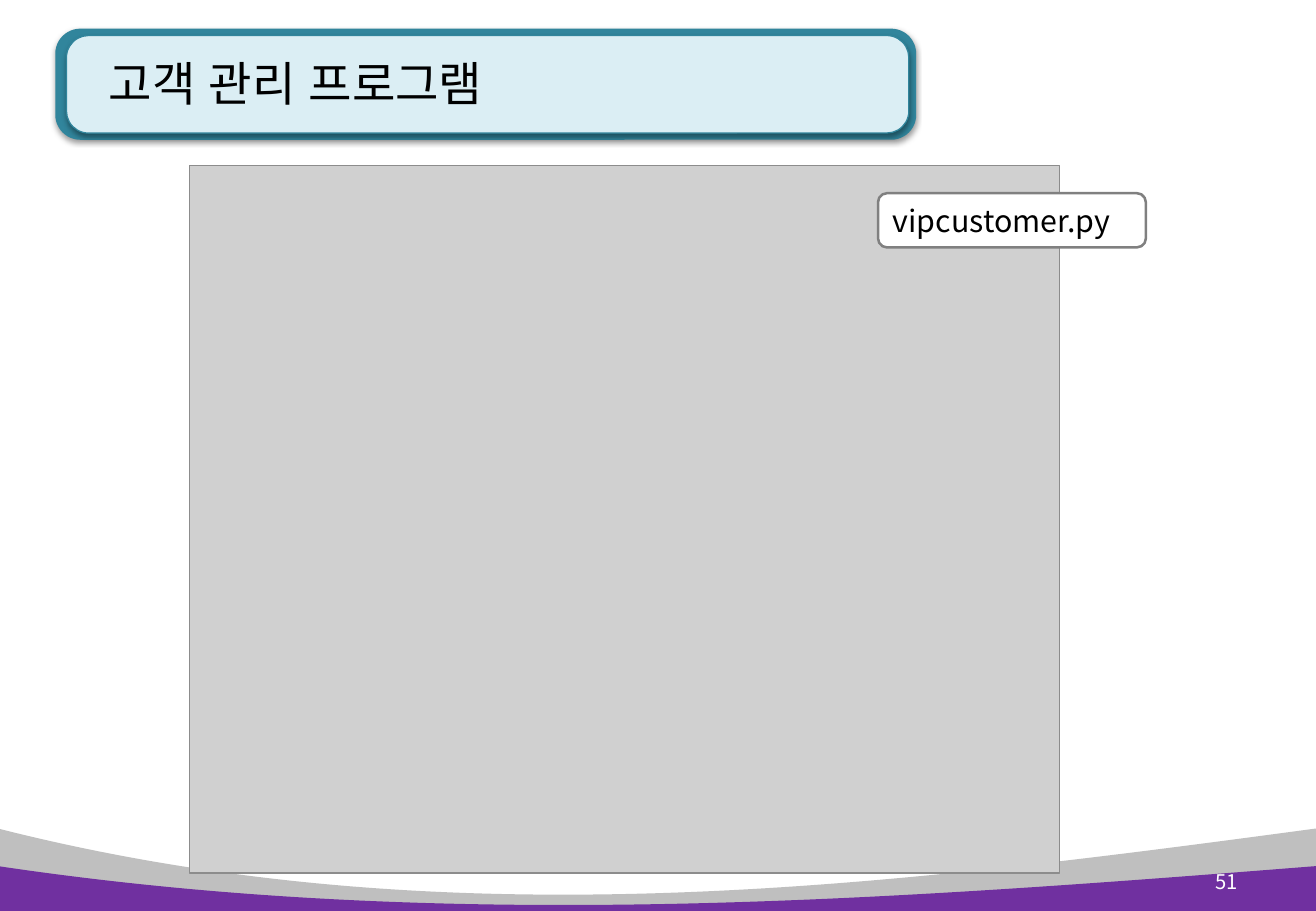
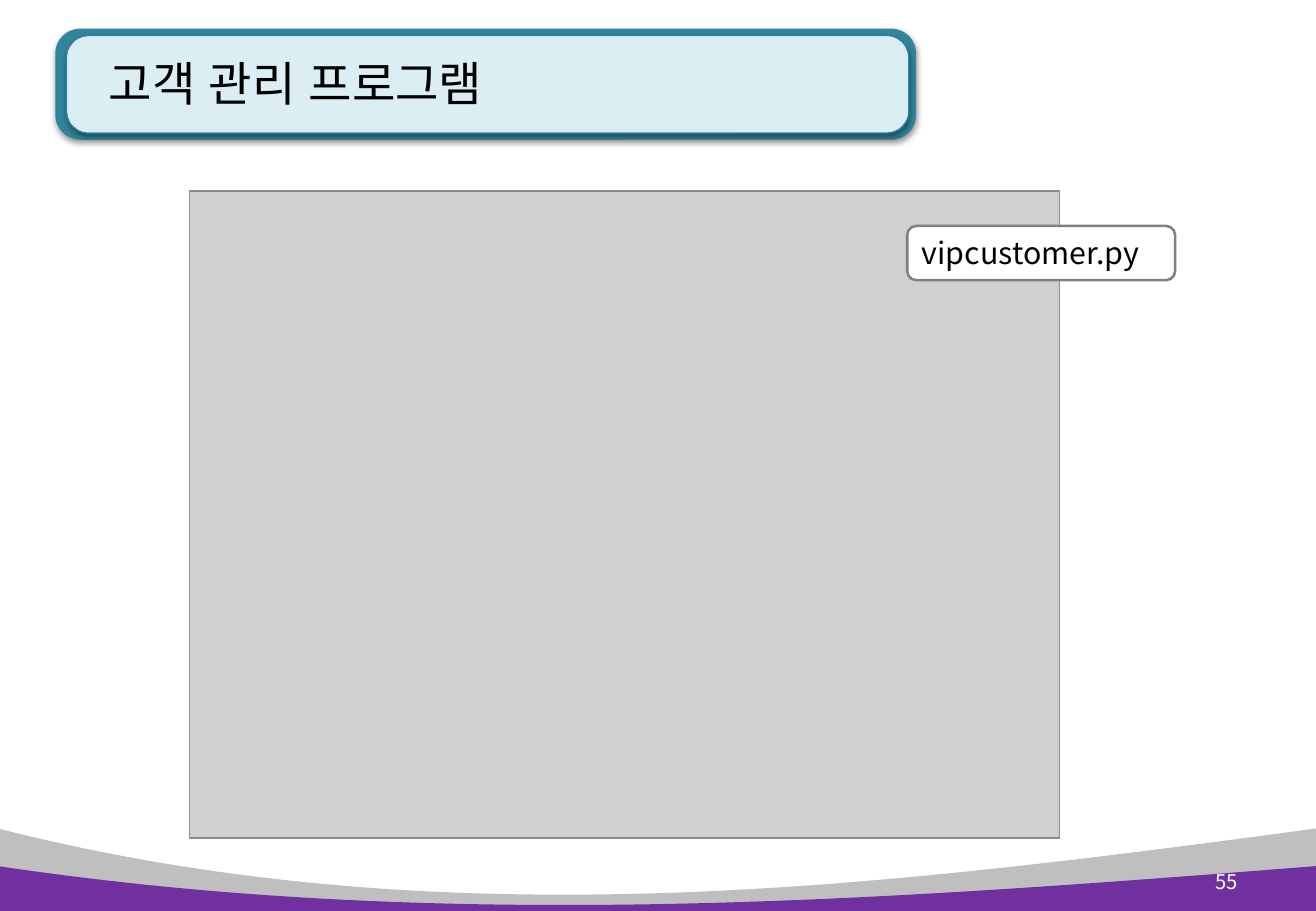
Before and after one commit to AhNyx/js_works, a slide deck: slide 55 of pyworks/python_ppt/Python 7장. 클래스와 상속 .pptx (slide 51 before the commit). Drawn at 1316x911 pixels with LibreOffice and Linux fonts; fonts in the diff are those of the drawing; grey boxes stand for pictures. Boxes give left, top, right and bottom in pixels: in the first picture for what was removed or moved away, otherwise in the second. Text is boxed around its words. In the diff, an @@ line names an element or a change of style, - is before the commit and + after.

```diff
--- a/pyworks/python_ppt/Python 7장. 클래스와 상속 .pptx
+++ b/pyworks/python_ppt/Python 7장. 클래스와 상속 .pptx
@@ picture resized from (x1=190, y1=165, x2=1061, y2=874) to (x1=190, y1=191, x2=1061, y2=838) @@
@@ rounded rectangle "vipcustomer.py" moved from (x1=879, y1=193, x2=1146, y2=248) to (x1=908, y1=226, x2=1175, y2=281) @@
@@ page number at (x1=1216, y1=868, x2=1238, y2=890): text changed @@
-51
+55
```
Also in this commit, not shown: 16 other slides changed, 4 slides added, 31 other files.
